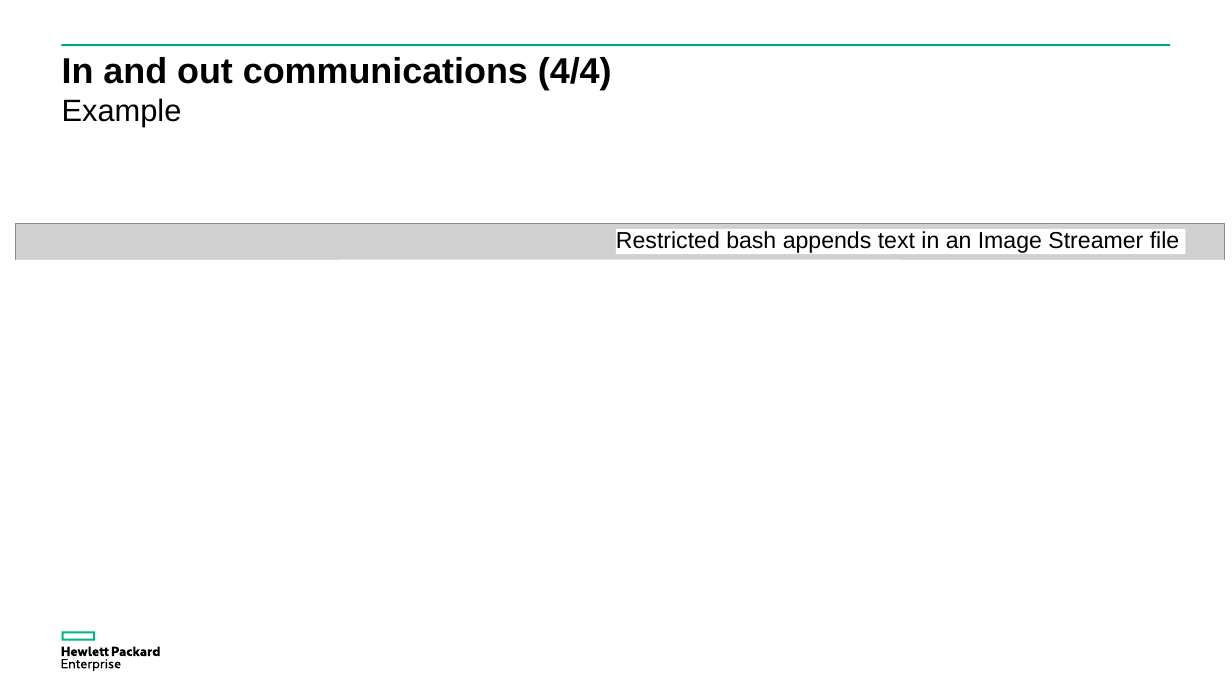
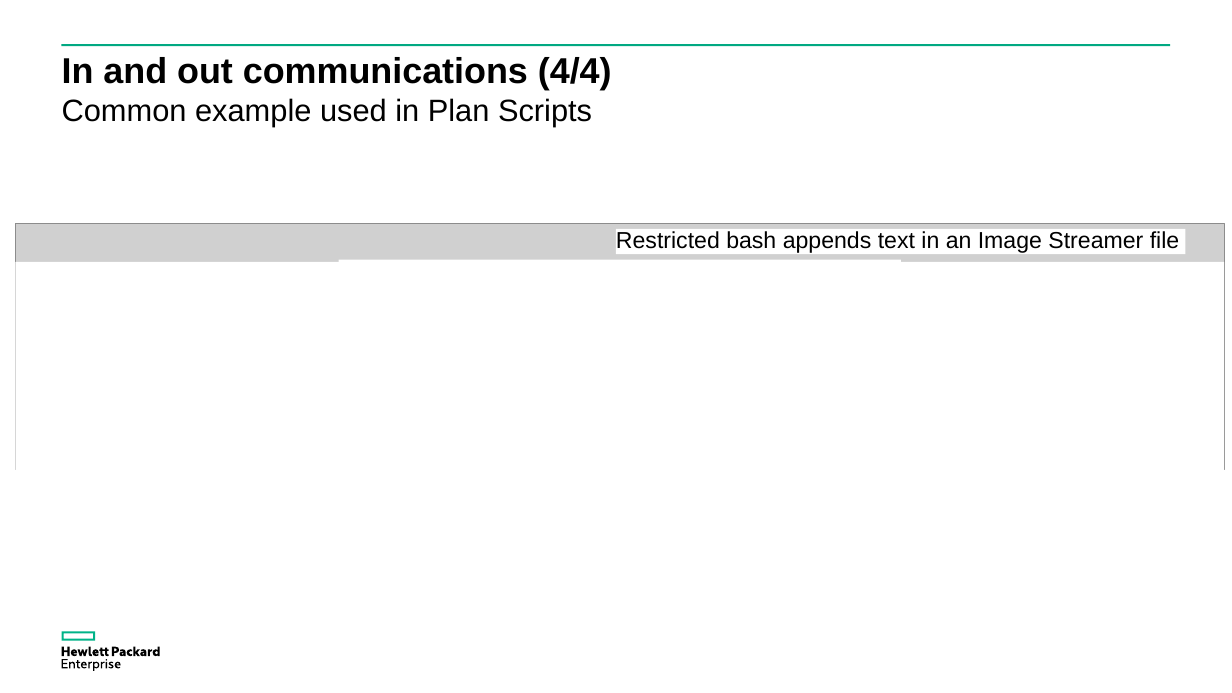
Before and after one commit to donzef/image-streamer-linux, a slide deck: slide 20 of docs/Guestfish-and-ImageStreamer.ppsx (slide 18 before the commit). Drawn at 1232x693 pixels with LibreOffice and Linux fonts; fonts in the diff are those of the drawing; grey boxes stand for pictures. Boxes give left, top, right and bottom in pixels: in the first picture for what was removed or moved away, otherwise in the second. Text is boxed around its words. In the diff, an @@ line names an element or a change of style, - is before the commit and + after.

```diff
--- a/docs/Guestfish-and-ImageStreamer.ppsx
+++ b/docs/Guestfish-and-ImageStreamer.ppsx
@@ text at box(62, 98, 592, 126): text changed @@
-Example
+Common example used in Plan Scripts
@@ rectangle: place and size @@
-rectangle at box(0, 260, 1232, 485)
+rectangle at box(16, 262, 1225, 487)
```
Also in this commit, not shown: 14 other slides changed, 2 slides added, 1 slide removed, 2 other files.
